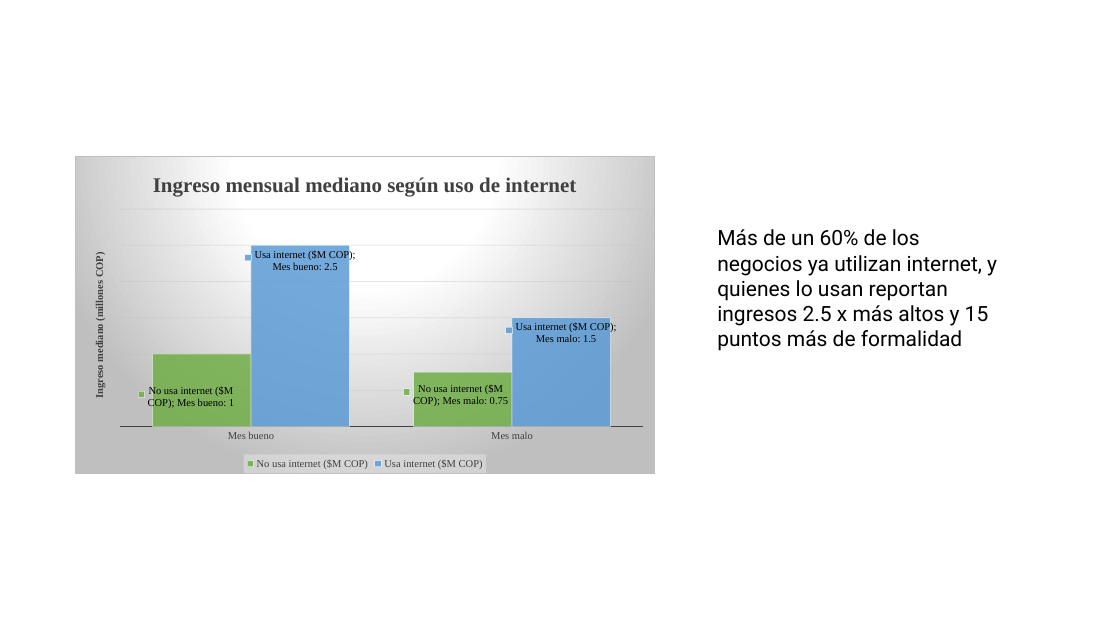
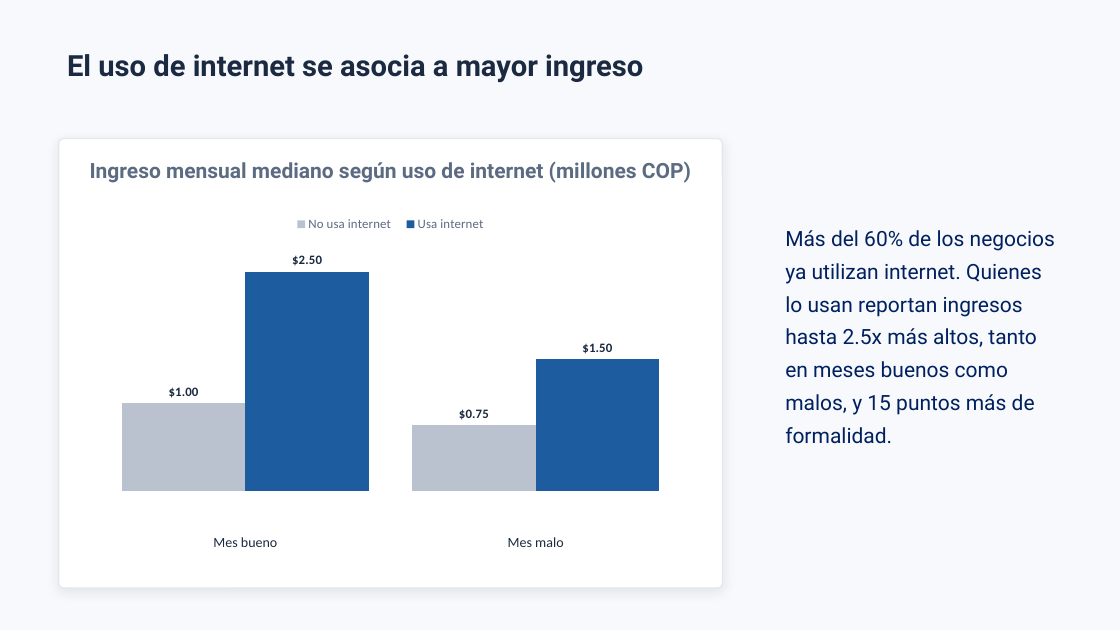
Before and after one commit to manuu-28/Talleres-economia, a slide deck: slide 3 of excel/Taller 4.pptx. Drawn at 1120x630 pixels with LibreOffice and Linux fonts; fonts in the diff are those of the drawing. Boxes give left, top, right and bottom in pixels: in the first picture for what was removed or moved away, otherwise in the second. Text is boxed around its words. In the diff, an @@ line names an element or a change of style, - is before the commit and + after.

```diff
--- a/excel/Taller 4.pptx
+++ b/excel/Taller 4.pptx
@@ background #FFFFFF to #F7F9FC @@
@@ text added at (67,54,643,83), 25 pt, text #1B2A41, bold @@
+El uso de internet se asocia a mayor ingreso
@@ rounded rectangle added at (59,139,723,588), fill #FFFFFF, outline #E3E8EF 1 pt @@
@@ text added at (90,161,691,183), 18 pt, text #5B6B82, bold @@
+Ingreso mensual mediano según uso de internet (millones COP)
@@ column chart at (88,183,693,559) @@
@@ title "Ingreso mensual mediano según uso de internet " removed @@
-No usa internet ($M COP): 1, 0.75
+No usa internet: 1, 0.75
@@ colour of No usa internet #70AD47 at 85% opacity to #B9C2CE @@
@@ data labels of No usa internet changed @@
-Usa internet ($M COP): 2.5, 1.5
+Usa internet: 2.5, 1.5
@@ colour of Usa internet #5B9BD5 at 85% opacity to #1D5C9E @@
@@ data labels of Usa internet changed @@
@@ legend changed @@
@@ category axis changed @@
@@ value axis changed @@
@@ bar spacing changed @@
@@ background changed @@
@@ border changed @@
@@ lettering changed @@
@@ column chart: place and size @@
-column chart at (75,156,655,474)
+column chart at (88,183,693,559)
@@ text "Más del 60% de los ..." at (785,230,1055,444): vertical alignment top to middle @@
@@ text at (785,230,1055,444): text changed; text colour #000000 to #002060 @@
-Más de un 60% de los negocios ya utilizan internet, y quienes lo usan reportan ingresos 2.5 x más altos y 15 puntos más de formalidad
+Más del 60% de los negocios ya utilizan internet. Quienes lo usan reportan ingresos hasta 2.5x más altos, tanto en meses buenos como malos, y 15 puntos más de formalidad.
```
Also in this commit, not shown: 4 other slides changed, 2 slides added, 1 slide removed.
